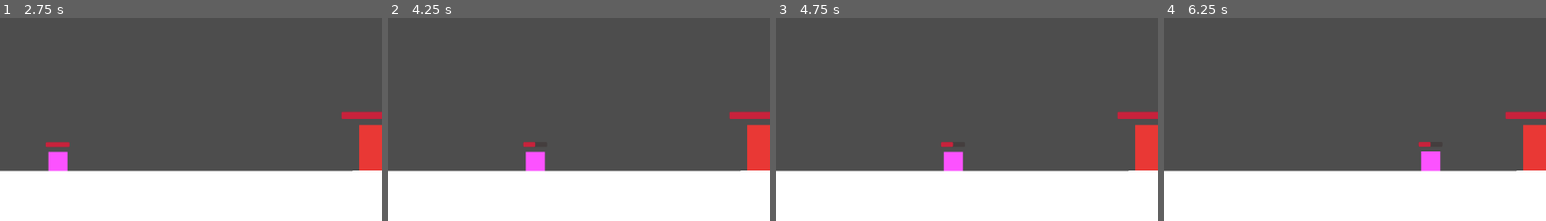
Above: before the commit, frames 1-4 (left to right).
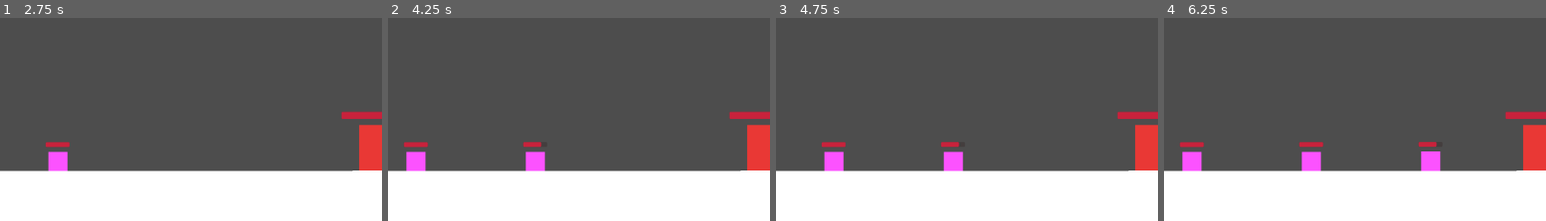
Above: after the commit, the same moments.

Repository: Caneris/Foxhold
Game: Godot game, scene res://scenes/main.tscn
Same seed, same stepped clock (60 frames per second), same inputs: the game is played once before the commit and once after it.
Inputs (mouse positions are % of the whole screen's width and height, from its top left):
- Up to frame 1 (2.75 s): tap Enter at 0.5, 2 s; drag from (35, 87) to (60, 24) at 0.52 s; tap Space at 1.25 s; drag from (30, 53) to (50, 82) at 1.27 s; move the mouse to (60, 24) at 2.02 s; click (60, 24) at 2.17 s
- Up to frame 2 (4.25 s): drag from (8, 85) to (20, 31) at 2.77 s; move the mouse to (80, 63) at 3.52 s; click (80, 63) at 3.67 s
- Up to frame 3 (4.75 s): drag from (20, 31) to (35, 21) at 4.27 s
- Up to frame 4 (6.25 s): move the mouse to (55, 47) at 5.02 s; click (55, 47) at 5.17 s; drag from (35, 21) to (50, 82) at 5.77 s
The pictures show only the part of the screen within x 0-50%, y 50-100%; the shares and areas given below are measured in that part.

Frame 1 is identical in both runs. In frame 2, 0.7% of the frame differs, in the area x 4-41%, y 61-76%; in frame 3, 0.7%; in frame 4, 1.4%, in the area x 4-72%, y 61-76%.

Commit message:
fixed enemy order in main scene and clicking on top enemy

Diff:
--- a/scenes/enemy_placeholder.tscn
+++ b/scenes/enemy_placeholder.tscn
@@ -25,10 +25,12 @@
 [sub_resource type="RectangleShape2D" id="RectangleShape2D_yo5jk"]
 size = Vector2(32, 32)
 
-[node name="EnemyPlaceholder" type="CharacterBody2D"]
+[node name="EnemyPlaceholder" type="CharacterBody2D" groups=["enemy"]]
 collision_layer = 4
 collision_mask = 3
 script = ExtResource("1_4v77h")
+max_health = 12
+damage_per_click = 3
 drop_items = Array[PackedScene]([ExtResource("2_yo5jk")])
 
 [node name="CollisionShape2D" type="CollisionShape2D" parent="."]
--- a/scenes/enemy_spawner.tscn
+++ b/scenes/enemy_spawner.tscn
@@ -1,8 +1,9 @@
-[gd_scene load_steps=2 format=3 uid="uid://bx271cpci77bt"]
+[gd_scene load_steps=3 format=3 uid="uid://bx271cpci77bt"]
 
 [ext_resource type="Script" uid="uid://c43woldio2e5x" path="res://scripts/enemy_spawner.gd" id="1_ks1gq"]
+[ext_resource type="PackedScene" uid="uid://d2e5vfsjvbujp" path="res://scenes/enemy_placeholder.tscn" id="2_devoi"]
 
 [node name="EnemySpawner" type="Node2D"]
 script = ExtResource("1_ks1gq")
+enemy_scene = ExtResource("2_devoi")
 spawn_points_path = Array[NodePath]([NodePath(""), NodePath("")])
-spawn_timer_one_shot = true
--- a/scenes/main.tscn
+++ b/scenes/main.tscn
@@ -6,7 +6,6 @@
 [ext_resource type="PackedScene" uid="uid://ckxt7xyn3omwu" path="res://scenes/wall.tscn" id="2_sugp2"]
 [ext_resource type="PackedScene" uid="uid://dlbyw26fe20vd" path="res://scenes/heart.tscn" id="3_sugp2"]
 [ext_resource type="PackedScene" uid="uid://bx271cpci77bt" path="res://scenes/enemy_spawner.tscn" id="4_jyhfs"]
-[ext_resource type="PackedScene" uid="uid://d2e5vfsjvbujp" path="res://scenes/enemy_placeholder.tscn" id="5_tbgi4"]
 [ext_resource type="PackedScene" uid="uid://b57d0lhm3n03w" path="res://scenes/player.tscn" id="6_tefeu"]
 [ext_resource type="PackedScene" uid="uid://dit852ngrx8tm" path="res://scenes/coin.tscn" id="7_o6xl0"]
 
@@ -35,7 +34,6 @@
 
 [node name="EnemySpawner" parent="." instance=ExtResource("4_jyhfs")]
 position = Vector2(-0.411221, 331.536)
-enemy_scene = ExtResource("5_tbgi4")
 spawn_points_path = Array[NodePath]([NodePath("Position1"), NodePath("Position2")])
 enemy_container_path = NodePath("../EnemyContainer")
 
--- a/scripts/enemy_spawner.gd
+++ b/scripts/enemy_spawner.gd
@@ -39,5 +39,5 @@
 func _on_spawn_timer_timeout() -> void:
 	var enemy := enemy_scene.instantiate()
 	enemy_container.add_child(enemy)
+	enemy_container.move_child(enemy, 0)
 	enemy.global_position = spawn_points[0].global_position
-	print("time out")
--- a/scripts/main.gd
+++ b/scripts/main.gd
@@ -6,14 +6,40 @@
 
 var coin_count : int = 0
 var dragged_item : RigidBody2D
+var intersect_params : PhysicsPointQueryParameters2D
 
 func _unhandled_input(event: InputEvent) -> void:
 	if event is InputEventMouseButton and event.button_index == MOUSE_BUTTON_LEFT:
 		if dragged_item and !event.is_pressed():
 			dragged_item.drop(Input.get_last_mouse_velocity())
 			dragged_item = null
+		#elif event.is_pressed():
+			#var mouse_pos := get_global_mouse_position()
+			#var state_space := get_world_2d().direct_space_state
+			#
+			## parameter setting for state_space.intersect_point()
+			#set_intersect_params(mouse_pos)
+			#
+			#var result := state_space.intersect_point(intersect_params, 32)
+			#var res_len : int = result.size()
+			#print("number of enemy node: " + str(res_len))
+			#if result.size() > 0:
+				#var enemy = result[0].collider
+				#enemy.take_damage()
+
+#func set_intersect_params(mouse_pos : Vector2) -> void:
+	#intersect_params.position = mouse_pos
+	#intersect_params.collide_with_areas = false
+	#intersect_params.collide_with_bodies = true
+	#intersect_params.collision_mask = 1 << 2
 
 func _ready() -> void:
+	var vp := get_viewport()
+	vp.physics_object_picking_sort = true
+	vp.physics_object_picking_first_only = true
+
+	#intersect_params = PhysicsPointQueryParameters2D.new()
+
 	heart.coin_in_heart.connect(_coin_entered_heart)
 	for node in get_tree().get_nodes_in_group("item"):
 		print(node.is_in_group("item"))
Not shown: 1 places in scenes/main.tscn that only renumber resources
